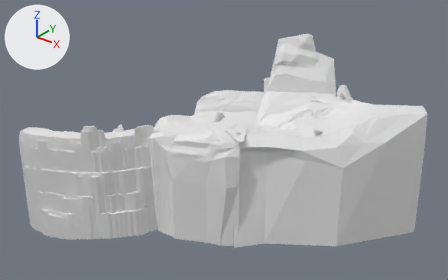
The FBX model Assets/Models/Environment/Platform1.fbx: old version first, new version second.
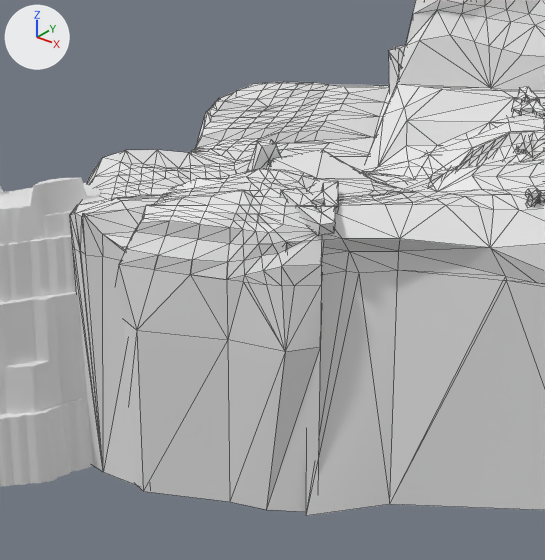
Each version is shown whole from a 50 mm camera at (198.0, -338.0, 174.0) aimed at (-43.0, -37.0, -12.0), then close up on the part from 27% to 72% of the width and 22% to 94% of the height. Arrows for +X, +Y and +Z are at upper left; the lights stay in place. The close-ups show mesh edges as thin lines. Where no turn or scale is listed for an object, it has been applied to the vertices.

Names of what the first close-up shows: 'APlatform', 'PlatformAMolo'.
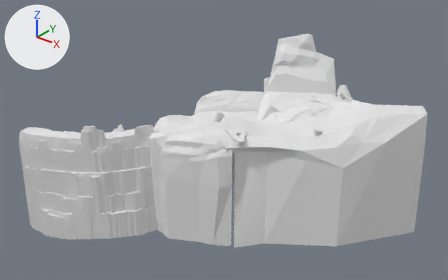
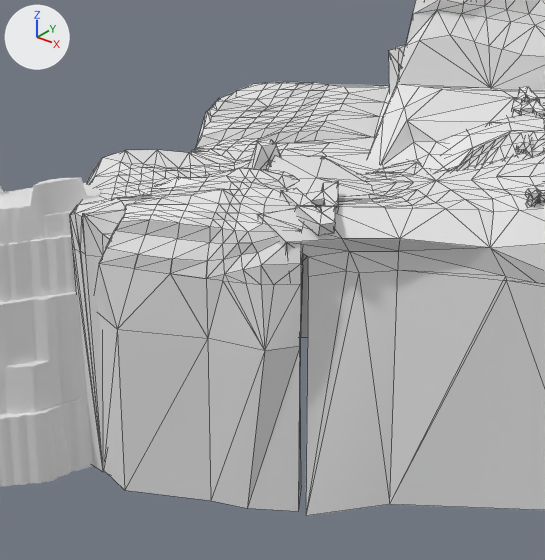
Where the change shows, as pixel boxes (x1, y1, x2, y2) in the close-ups (545 x 560 px; the box of a moved part takes in the faces that stretch with it):
'APlatform', reshaped, shading changed
    both: (70, 0, 545, 516)
part 1 of me_mesh, moved or reshaped
    before: (116, 168, 324, 512)
    after: (95, 167, 303, 511)
part 2 of me_mesh, moved or reshaped
    both: (267, 121, 545, 248)
part 3 of me_mesh, shading changed
    both: (70, 0, 545, 516)

The change, as a diff of the scene's bpy script:
```diff
--- a/Assets/Models/Environment/Platform1.fbx.py
+++ b/Assets/Models/Environment/Platform1.fbx.py
@@ me_mesh @@
 # used by ob_aplatform; location = (-11.6, -7.6, -8.8)
-me_mesh.from_pydata(...)  # 1189 vertices, 2198 faces; spans x -81.0..83.0, y -68.0..60.0, z -72.0..59.0
+me_mesh.from_pydata(...)  # 1189 vertices, 2198 faces; spans x -81.0..83.0, y -70.0..60.0, z -72.0..59.0
+# me_mesh part 1: the loose piece of 150 vertices spanning x -61.0..-5.0, y -67.0..-23.0, z -71.0..11.0 is moved by (-4.0, -3.0, 0.0)
+# me_mesh part 2: 56 of 1189 vertices moved; they spanned x -44.0..20.0, y -27.0..28.0, z -7.0..12.0 and now span x -44.0..20.0, y -27.0..28.0, z -7.0..13.0; mean shift (0.0, 0.0, 0.0); largest move (-38.0, -22.0, -7.0) -> (-42.0, -17.0, -7.0)
+# me_mesh part 3: edges marked sharp go from 2399 to 2409
```
